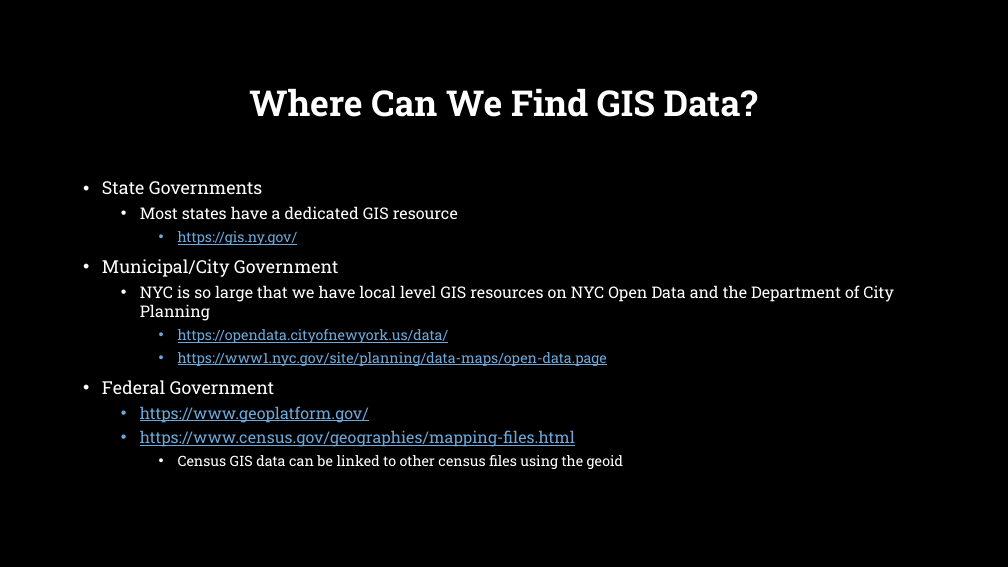
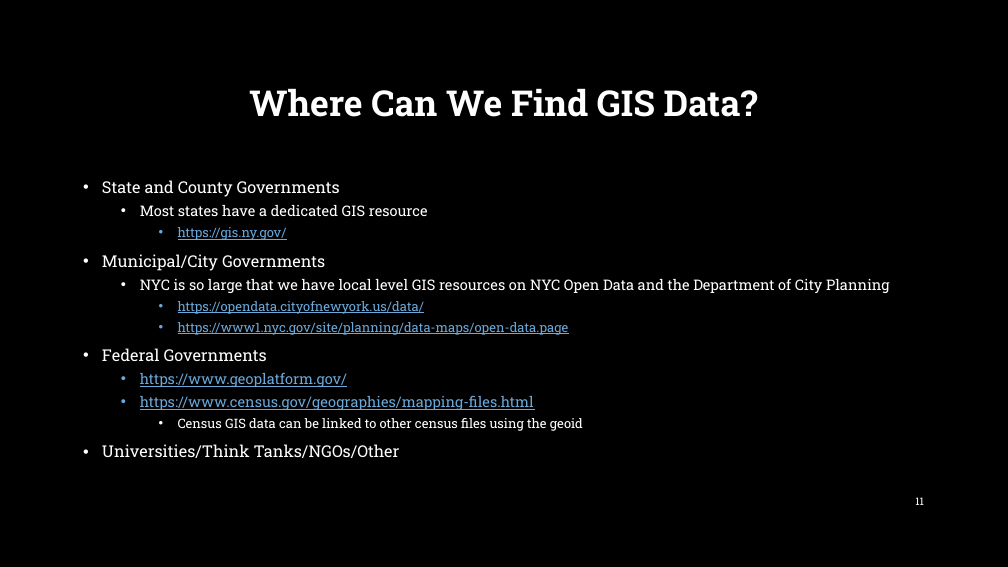
Before and after one commit to argunaw/r-ladies-mapping-tutorial, a slide deck: slide 11 of R Ladies Tutorial - Feb 2022 Meetup.pptx (slide 10 before the commit). Drawn at 1008x567 pixels with LibreOffice and Linux fonts; fonts in the diff are those of the drawing; background and template pictures are left out. Boxes give left, top, right and bottom in pixels: in the first picture for what was removed or moved away, otherwise in the second. Text is boxed around its words. In the diff, an @@ line names an element or a change of style, - is before the commit and + after.

```diff
--- a/R Ladies Tutorial - Feb 2022 Meetup.pptx
+++ b/R Ladies Tutorial - Feb 2022 Meetup.pptx
@@ text at [102,180,340,197]: text changed; size 17 to 15.5 pt @@
-• State Governments
+• State and County Governments
@@ text at [140,205,890,431]: size 15.3 to 13.9 pt in "Most states have a dedicated GIS resource", "NYC is so large that we have ...", "https://www.geoplatform.gov/", "https://www.census.gov/geographies/mapping-files.html"; size 13.6 to 12.4 pt in "https://gis.ny.gov/", "https://opendata.cityofnewyork.us/data/", "https://www1.nyc.gov/site/planning/data-maps/open-data.page", "Census GIS data can be linked to ..." @@
@@ text at [102,254,325,271]: text changed; size 17 to 15.5 pt @@
-• Municipal/City Government
+• Municipal/City Governments
@@ text at [102,348,267,361]: text changed; size 17 to 15.5 pt @@
-• Federal Government
+• Federal Governments
@@ text at [102,444,400,458]: paragraph added @@
+• Universities/Think Tanks/NGOs/Other
@@ page number added at [915,497,924,505], 10 pt, text #FFFFFF @@
+11
```
Also in this commit, not shown: 14 other slides changed, 1 slide added.
